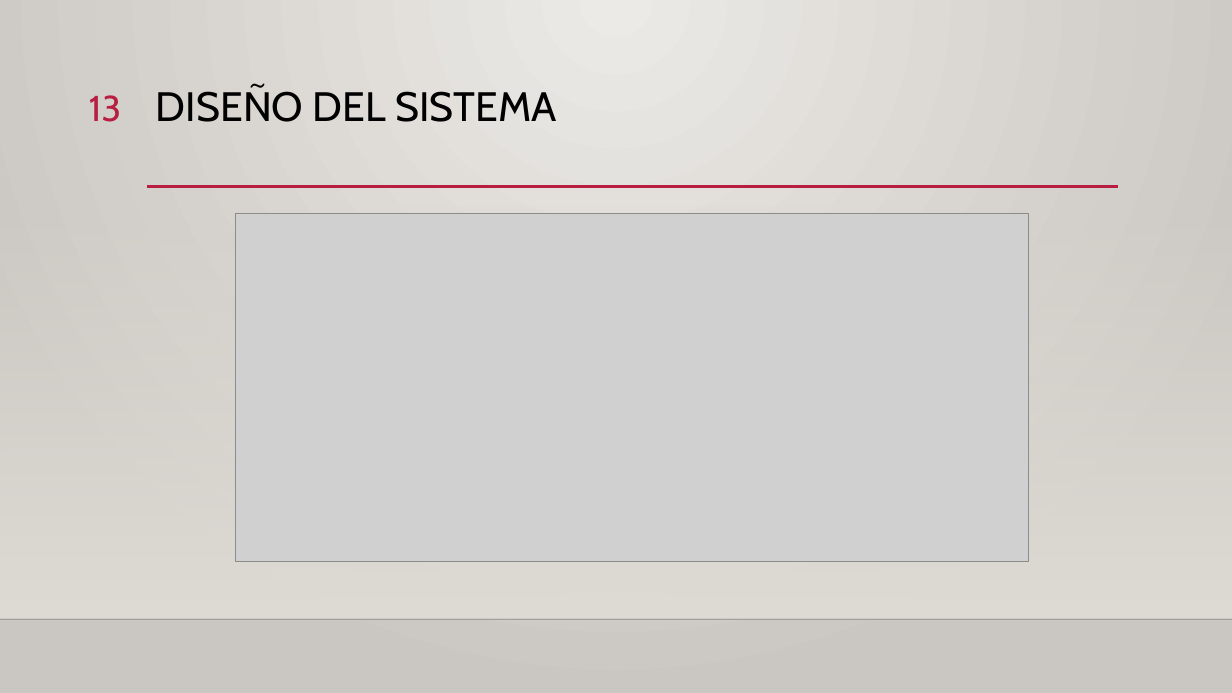
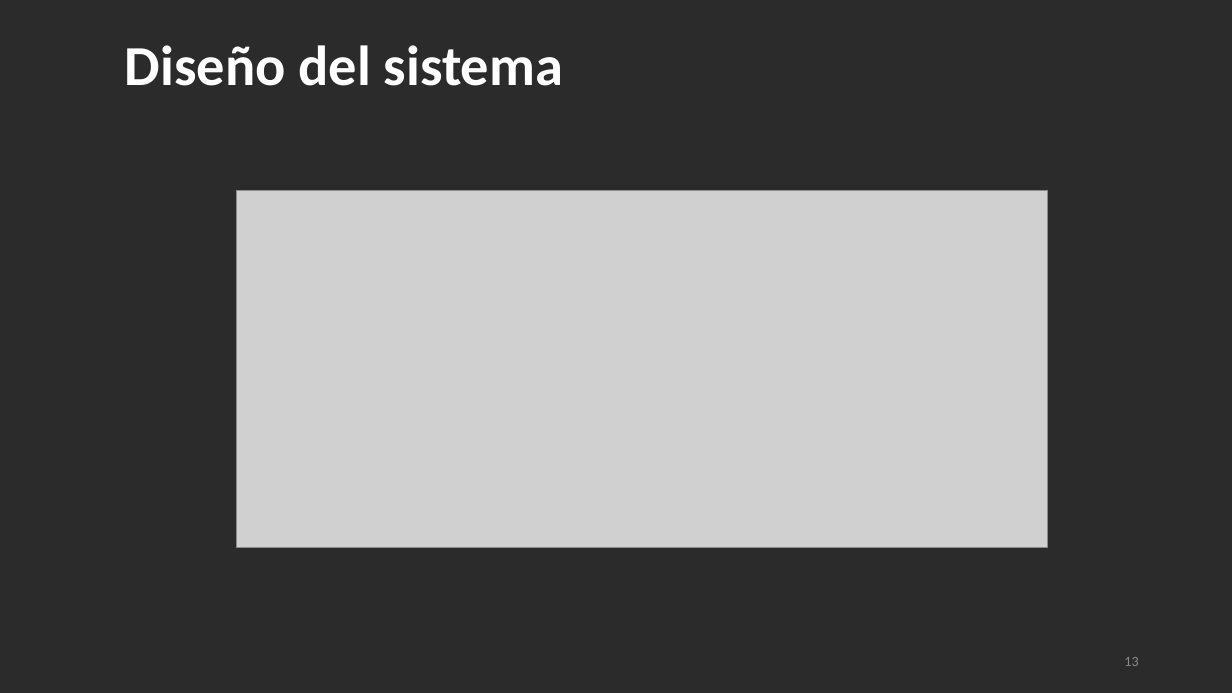
Before and after one commit to garo9521/Trabajo-Terminal, a slide deck: slide 13 of Documento/Final_Presentacion.pptx. Drawn at 1232x693 pixels with LibreOffice and Linux fonts; fonts in the diff are those of the drawing; grey boxes stand for pictures; background and template pictures are left out; a plain dark background stands for a picture behind light text. Boxes give left, top, right and bottom in pixels: in the first picture for what was removed or moved away, otherwise in the second. Text is boxed around its words. In the diff, an @@ line names an element or a change of style, - is before the commit and + after.

```diff
--- a/Documento/Final_Presentacion.pptx
+++ b/Documento/Final_Presentacion.pptx
@@ background gradient #ECEAE7 to #CAC7C1 to picture (left out) @@
@@ title "Diseño del sistema" at <box>125,45,563,86</box>: vertical alignment top to middle @@
@@ title at <box>125,45,563,86</box>: text changed; size 32 to 44 pt; font Cabin to Calibri; text colour #000000 to #FFFFFF; bold on @@
-DISEÑO DEL SISTEMA
+Diseño del sistema
@@ rectangle removed at <box>0,204,1232,619</box> @@
@@ line removed from (147, 187) to (1118, 187) @@
@@ picture: place and size @@
-picture at <box>236,213,1029,562</box>
+picture at <box>237,190,1048,547</box>
@@ line removed from (0, 619) to (1232, 619) @@
@@ page number: place and size @@
-page number at <box>89,95,121,122</box>
+page number at <box>1124,657,1138,666</box>
@@ page number at <box>1124,657,1138,666</box>: size 28 to 11 pt, font Cabin to Calibri, text colour #B71E42 to #8C8C8C; vertical alignment top to middle @@
```
Also in this commit, not shown: 26 other slides changed, 1 slide added, 1 slide removed.
